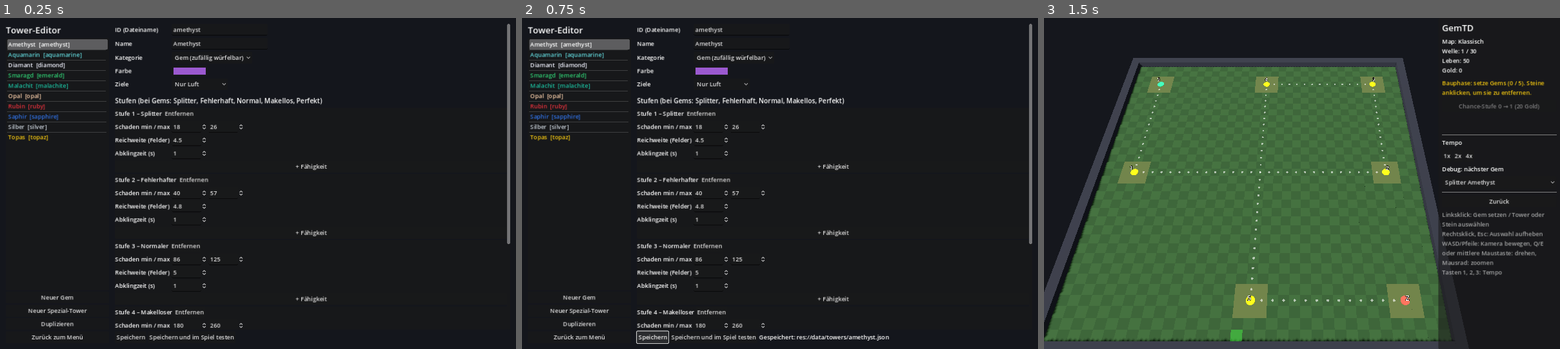
Above: before the commit, frames 1-3 (left to right).
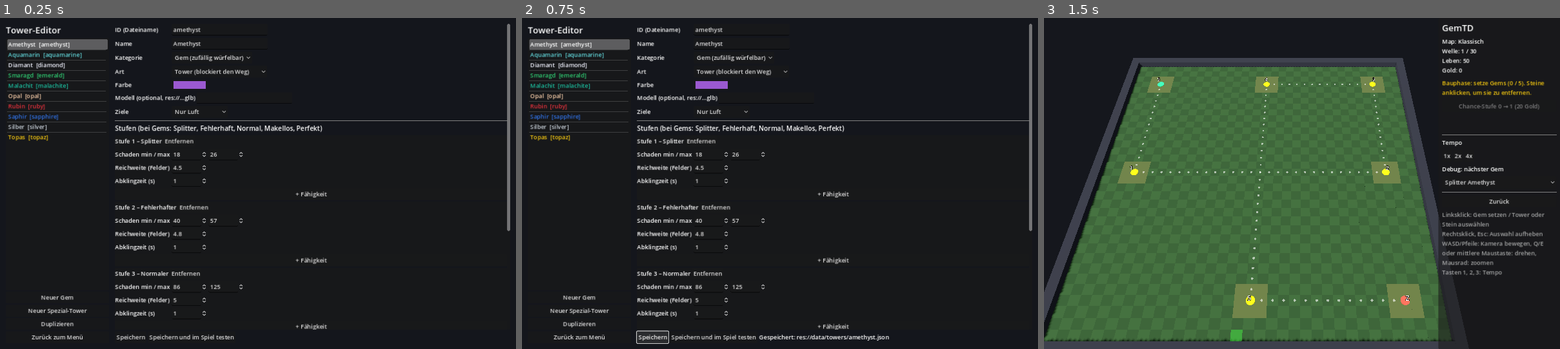
Above: after the commit, the same moments.

Repository: Tulkor/GemTD
Game: Godot game, scene res://scenes/tower_editor.tscn
Two runs of this game, one before a commit and one after it. Both use one fixed random seed, a clock stepped at 60 frames per second and the inputs below. This scene is started directly instead of the project's main scene.
Inputs:
- Up to frame 1 (0.25 s): no input
- Up to frame 2 (0.75 s): click "Speichern" at 0.5 s
- Up to frame 3 (1.5 s): click "Speichern und im Spiel testen" at 1.25 s

The runs differ from the first frame. In frame 1, 4.5% of the frame differs, in the area x 22-99%, y 14-95%; in frame 2, 4.5%; in frame 3, nothing differs.

Commit message:
Optionale 3D-Modelle für Tower und Gegner, Tower-Editor: Art, Modell, Upgrades
Co-Authored-By: Claude Opus 5.5 (1M context) <noreply@anthropic.com>
Claude-Session: https://claude.ai/code/session_01TQZfqhkrKha1HFCsvak4Bp

Diff:
--- a/scripts/editor/tower_editor.gd
+++ b/scripts/editor/tower_editor.gd
@@ -4,6 +4,8 @@
 
 const CATEGORIES := ["gem", "special"]
 const CATEGORY_LABELS := ["Gem (zufällig würfelbar)", "Spezial (per Rezept)"]
+const KINDS := ["tower", "trap"]
+const KIND_LABELS := ["Tower (blockiert den Weg)", "Falle (Gegner laufen darüber)"]
 const TARGETS := ["both", "ground", "air"]
 const TARGET_LABELS := ["Boden und Luft", "Nur Boden", "Nur Luft"]
 
@@ -133,6 +135,10 @@
 			current["recipe"] = []
 		_build_form())
 
+	var kind_row := UiUtil.row("Art", form)
+	var kind := _option(kind_row, KIND_LABELS, KINDS.find(current.get("kind", "tower")))
+	kind.item_selected.connect(func(i): current["kind"] = KINDS[i])
+
 	var color_row := UiUtil.row("Farbe", form)
 	var picker := ColorPickerButton.new()
 	picker.custom_minimum_size = Vector2(96, 28)
@@ -140,6 +146,8 @@
 	picker.color_changed.connect(func(c: Color): current["color"] = "#" + c.to_html(false))
 	color_row.add_child(picker)
 
+	_line_edit("Modell (optional, res://…glb)", "model")
+
 	var target_row := UiUtil.row("Ziele", form)
 	var tgt := _option(target_row, TARGET_LABELS, TARGETS.find(current.get("targets", "both")))
 	tgt.item_selected.connect(func(i): current["targets"] = TARGETS[i])
@@ -147,6 +155,8 @@
 	if current.get("category", "gem") == "special":
 		_build_recipe()
 	_build_tiers()
+	if current.get("category", "gem") == "special":
+		_build_upgrades()
 
 
 func _line_edit(text: String, key: String) -> void:
@@ -177,16 +187,22 @@
 
 func _build_recipe() -> void:
 	var box := _section("Rezept (alle Zutaten müssen in derselben Runde gesetzt werden)")
-	var recipe: Array = current.get("recipe", [])
-	var gem_ids := Database.gem_ids()
+	if not current.has("recipe"):
+		current["recipe"] = []
+	_ingredient_list(box, current["recipe"])
+
+
+## Zeilen für eine Zutatenliste [{tower, tier}] mit Hinzufügen/Entfernen.
+func _ingredient_list(box: Node, recipe: Array) -> void:
+	var ids := Database.tower_ids()
 	for k in recipe.size():
 		var ing: Dictionary = recipe[k]
+		if str(ing.get("tower", "")) == "" and not ids.is_empty():
+			ing["tower"] = ids[0]
 		var r := HBoxContainer.new()
 		box.add_child(r)
-		var o := _option(r, gem_ids.map(func(id): return Database.towers[id].get("name", id)), gem_ids.find(ing.get("tower", "")))
-		o.item_selected.connect(func(i): ing["tower"] = gem_ids[i])
-		if ing.get("tower", "") == "" and not gem_ids.is_empty():
-			ing["tower"] = gem_ids[0]
+		var o := _option(r, ids.map(func(id): return Database.towers[id].get("name", id)), ids.find(ing.get("tower", "")))
+		o.item_selected.connect(func(i): ing["tower"] = ids[i])
 		UiUtil.label("Stufe", r)
 		var tier_labels := []
 		for t in Database.TIER_NAMES.size():
@@ -197,9 +213,28 @@
 			recipe.remove_at(k)
 			_build_form())
 	UiUtil.button("+ Zutat", box, func():
-		recipe.append({"tower": gem_ids[0] if not gem_ids.is_empty() else "", "tier": 0})
-		current["recipe"] = recipe
+		recipe.append({"tower": Database.gem_ids()[0] if not Database.gem_ids().is_empty() else "", "tier": 0})
 		_build_form())
+
+
+## Upgrade von Stufe i auf i+1: Zutaten müssen als fertige Tower auf dem Feld stehen und werden zu Steinen.
+func _build_upgrades() -> void:
+	var tiers: Array = current.get("tiers", [])
+	if tiers.size() < 2:
+		return
+	var box := _section("Upgrades (Zutaten stehen fertig auf dem Feld und werden zu Steinen)")
+	if not current.has("upgrades"):
+		current["upgrades"] = []
+	var ups: Array = current["upgrades"]
+	while ups.size() < tiers.size() - 1:
+		ups.append({"recipe": [], "cost": 0})
+	for i in tiers.size() - 1:
+		var up: Dictionary = ups[i]
+		if not up.has("recipe"):
+			up["recipe"] = []
+		UiUtil.label("Stufe %d → %d" % [i + 1, i + 2], box, 16)
+		UiUtil.spin(UiUtil.row("Goldkosten", box), float(up.get("cost", 0)), 0, 100000, 1, func(x): up["cost"] = int(x))
+		_ingredient_list(box, up["recipe"])
 
 
 func _build_tiers() -> void:
@@ -282,8 +317,13 @@
 		status_label.text = err
 		return false
 	var data := current.duplicate(true)
+	if str(data.get("model", "")) == "":
+		data.erase("model")
 	if data.get("category") != "special":
 		data.erase("recipe")
+		data.erase("upgrades")
+	elif data.has("upgrades"):
+		data["upgrades"] = (data["upgrades"] as Array).slice(0, maxi((data["tiers"] as Array).size() - 1, 0))
 	var path := Database.writable_path("towers", str(data.id))
 	if not Database.save_json(path, data):
 		status_label.text = "Speichern fehlgeschlagen: " + path
--- a/scripts/game/enemy.gd
+++ b/scripts/game/enemy.gd
@@ -32,6 +32,8 @@
 var armor_reduction_time := 0.0
 var stun_time := 0.0
 
+var def_model := ""
+var def_model_scale := 1.0
 var _body_mat: StandardMaterial3D
 var _bar_fg: MeshInstance3D
 var _body: MeshInstance3D
@@ -49,6 +51,8 @@
 	flying = bool(def.get("flying", false))
 	size = float(def.get("size", 1.0))
 	color = Color.from_string(str(def.get("color", "#cccccc")), Color.GRAY)
+	def_model = str(def.get("model", ""))
+	def_model_scale = float(def.get("model_scale", 1.0))
 	path = p
 	if not path.is_empty():
 		pos = path[0]
@@ -155,6 +159,10 @@
 	_body_mat.roughness = 0.6
 	_body = MeshInstance3D.new()
 	var r := 0.26 * size
+	var model := ModelLoader.instantiate(str(def_model), def_model_scale * size)
+	if model != null:
+		add_child(model)
+		_body.visible = false
 	if flying:
 		var prism := PrismMesh.new()
 		prism.size = Vector3(r * 2.4, r * 0.5, r * 2.2)
--- /dev/null
+++ b/scripts/game/model_loader.gd
@@ -0,0 +1,26 @@
+class_name ModelLoader
+extends RefCounted
+## Lädt optionale 3D-Modelle für Tower und Gegner.
+## In den JSON-Daten: "model": "res://assets/models/rubin.glb" und optional "model_scale": 1.0
+## (bei Towern auch pro Stufe). Fehlt das Modell, wird die eingebaute einfache Form gezeichnet.
+## Modelle sollten mit dem Fußpunkt auf Y = 0 liegen; 1 Einheit = 1 Feld.
+
+static var _cache := {}
+
+
+static func instantiate(path: String, scale := 1.0) -> Node3D:
+	if path == "":
+		return null
+	if not _cache.has(path):
+		_cache[path] = load(path) if ResourceLoader.exists(path) else null
+		if _cache[path] == null:
+			push_warning("Modell nicht gefunden: " + path)
+	var res = _cache[path]
+	if not res is PackedScene:
+		return null
+	var node = res.instantiate()
+	if not node is Node3D:
+		node.free()
+		return null
+	node.scale = Vector3.ONE * scale
+	return node
--- a/scripts/game/tower.gd
+++ b/scripts/game/tower.gd
@@ -259,7 +259,10 @@
 
 	var category := str(def.get("category", "gem"))
 	_gem = null
-	if is_trap():
+	var model := ModelLoader.instantiate(str(stats.get("model", def.get("model", ""))), float(stats.get("model_scale", def.get("model_scale", 1.0))))
+	if model != null:
+		_visual.add_child(model)
+	elif is_trap():
 		var plate := MeshInstance3D.new()
 		var cyl := CylinderMesh.new()
 		cyl.top_radius = 0.42
Not shown, added: assets/models/README.md
